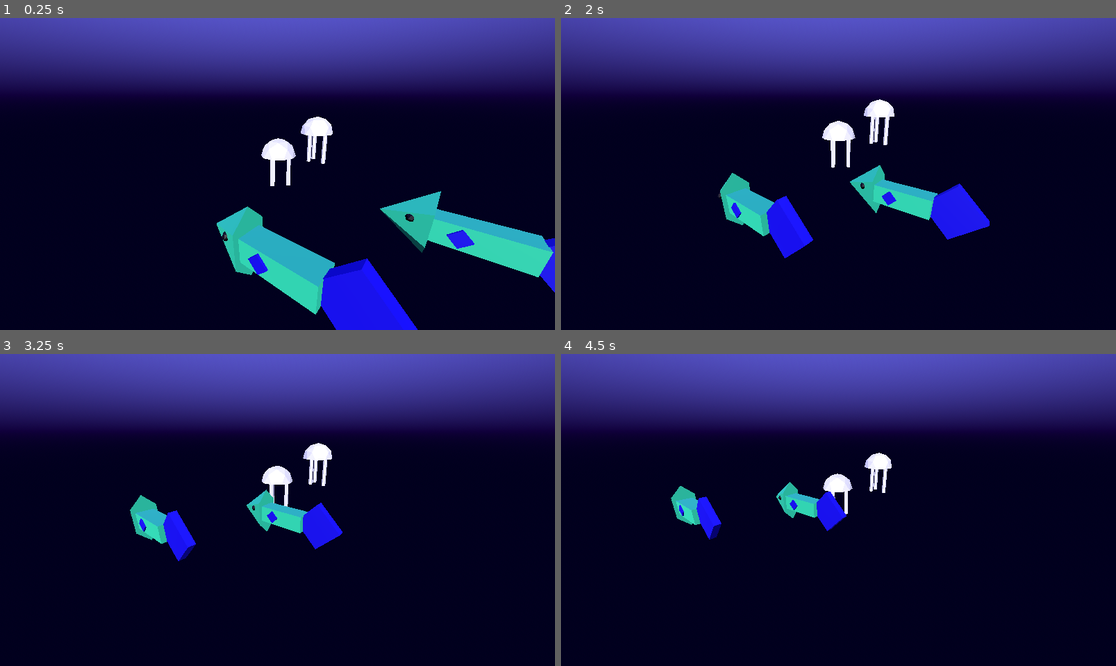
Above: before the commit, frames 1-4 (two rows, left to right).
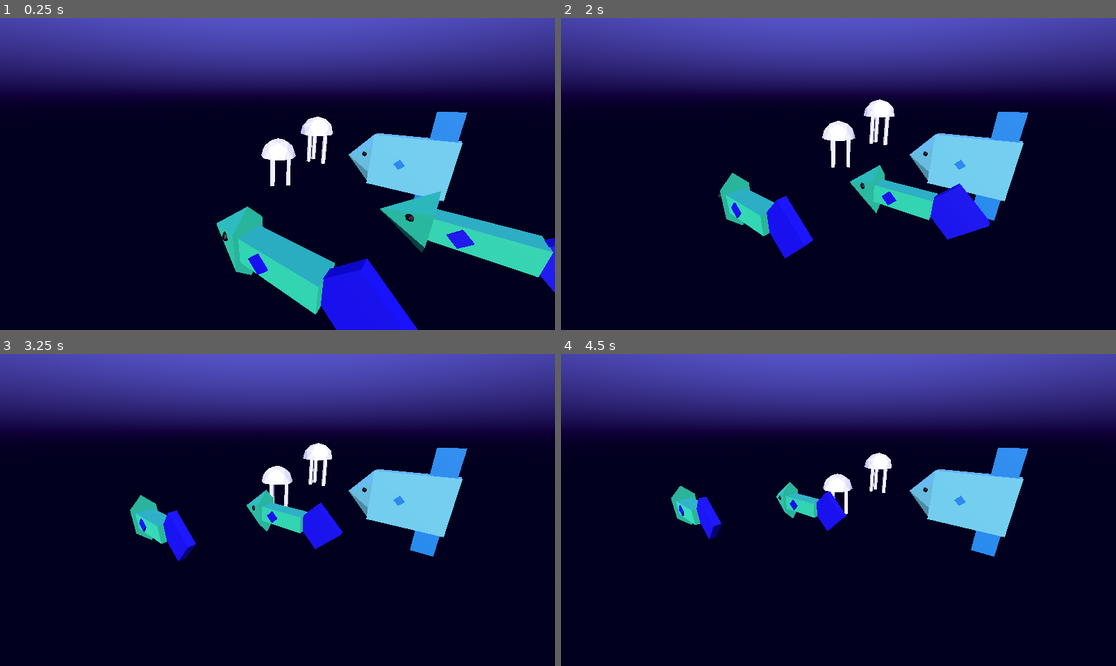
Above: after the commit, the same moments.

Repository: kennebel/RandomPlay
Game: Godot game, scene res://Scenes/world.tscn
The game is run twice, just before and just after one commit, with the same random seed, the same clock (stepped at 60 frames per second) and the same inputs.
Inputs:
- Up to frame 1 (0.25 s): no input
- Up to frame 2 (2 s): no input
- Up to frame 3 (3.25 s): no input
- Up to frame 4 (4.5 s): no input

The runs differ from the first frame. In frame 1, 3.5% of the frame differs, in the area x 62-85%, y 30-61%; in frame 2, 3.7%; in frame 3, 3.8%, in the area x 62-85%, y 30-66%; in frame 4, 3.8%.

Commit message:
Basic Sunfish

Diff:
--- /dev/null
+++ b/Prefabs/sunfish.tscn
@@ -0,0 +1,7 @@
+[gd_scene load_steps=2 format=3 uid="uid://cl1ofcyie30fw"]
+
+[ext_resource type="PackedScene" uid="uid://bj3wtdkcreiso" path="res://Models/SunFish.glb" id="1_t53xv"]
+
+[node name="Node3D" type="Node3D"]
+
+[node name="SunFish" parent="." instance=ExtResource("1_t53xv")]
--- a/Scenes/world.tscn
+++ b/Scenes/world.tscn
@@ -1,7 +1,8 @@
-[gd_scene load_steps=6 format=3 uid="uid://dwrh7or6aypdn"]
+[gd_scene load_steps=7 format=3 uid="uid://dwrh7or6aypdn"]
 
 [ext_resource type="PackedScene" uid="uid://bc6aaoxetwtwy" path="res://Prefabs/fish_base.tscn" id="1_0woln"]
 [ext_resource type="PackedScene" uid="uid://b3y5gi2gxs6r0" path="res://Prefabs/jellyfish_base.tscn" id="2_auhfl"]
+[ext_resource type="PackedScene" uid="uid://cl1ofcyie30fw" path="res://Prefabs/sunfish.tscn" id="3_bpykx"]
 
 [sub_resource type="ProceduralSkyMaterial" id="ProceduralSkyMaterial_22i1h"]
 sky_top_color = Color(0.424999, 0.429018, 0.971378, 1)
@@ -37,3 +38,6 @@
 transform = Transform3D(0.834377, 0, -0.551194, 0, 1, 0, 0.551194, 0, 0.834377, 8.6058, 1.04883, -4.35816)
 speed = 0.55
 limit = 1.2
+
+[node name="Node3D" parent="." instance=ExtResource("3_bpykx")]
+transform = Transform3D(1, 0, 0, 0, 1, 0, 0, 0, 1, 9.38272, 0, 0.620957)
Binary file added: Models/SunFish.glb
Not shown, added: Models/SunFish.glb.import
